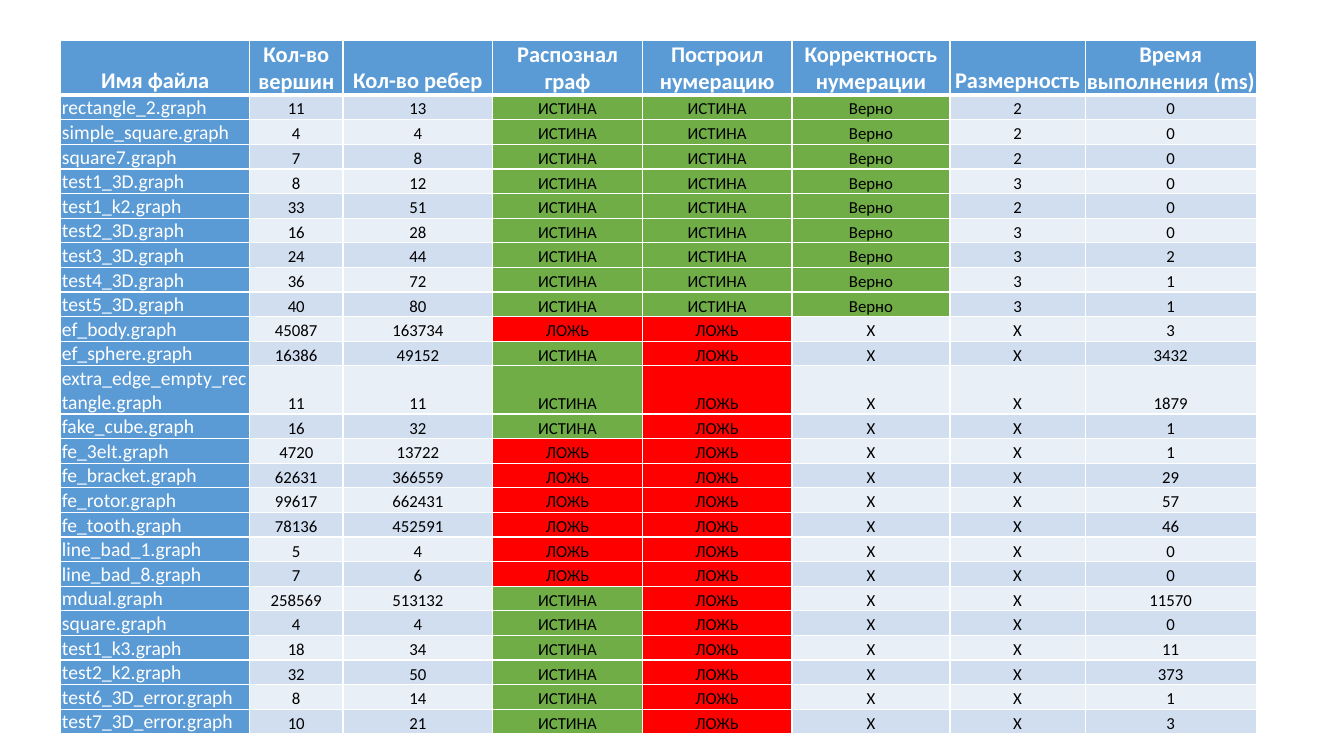
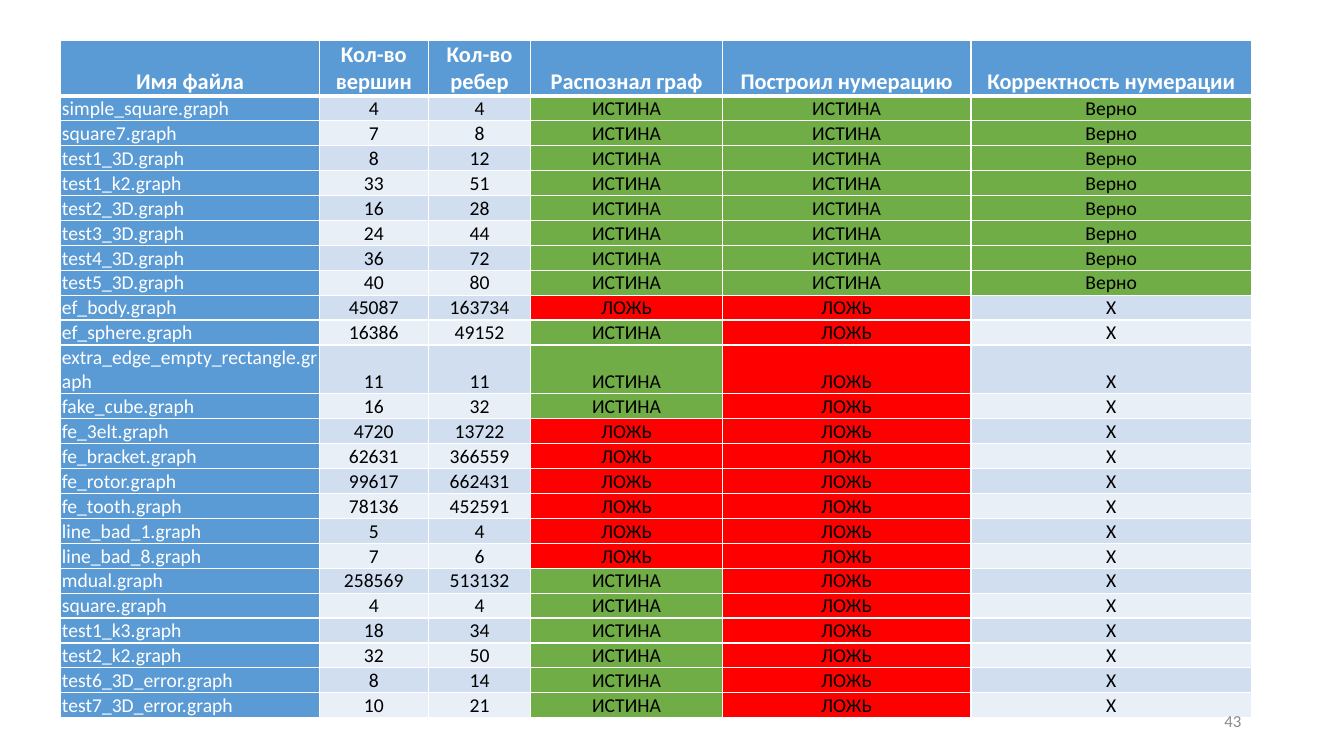
Before and after one commit to Linserous/NumericalGridGeneration, a slide deck: slide 43 of docs/Презентация v0.8.1.pptx (slide 39 before the commit). Drawn at 1344x756 pixels with LibreOffice and Linux fonts; fonts in the diff are those of the drawing. Boxes give left, top, right and bottom in pixels: in the first picture for what was removed or moved away, otherwise in the second. Text is boxed around its words. In the diff, an @@ line names an element or a change of style, - is before the commit and + after.

```diff
--- a/docs/Презентация v0.8.1.pptx
+++ b/docs/Презентация v0.8.1.pptx
@@ table at box(60, 40, 1251, 722) @@
-Имя файла | Кол-во вершин | Кол-во ребер | Распознал граф | Построил нумерацию | Корректность нумерации | Размерность | Время выполнения (ms)
-rectangle_2.graph | 11 | 13 | ИСТИНА | ИСТИНА | Верно | 2 | 0
-simple_square.graph | 4 | 4 | ИСТИНА | ИСТИНА | Верно | 2 | 0
-square7.graph | 7 | 8 | ИСТИНА | ИСТИНА | Верно | 2 | 0
-test1_3D.graph | 8 | 12 | ИСТИНА | ИСТИНА | Верно | 3 | 0
-test1_k2.graph | 33 | 51 | ИСТИНА | ИСТИНА | Верно | 2 | 0
-test2_3D.graph | 16 | 28 | ИСТИНА | ИСТИНА | Верно | 3 | 0
-test3_3D.graph | 24 | 44 | ИСТИНА | ИСТИНА | Верно | 3 | 2
-test4_3D.graph | 36 | 72 | ИСТИНА | ИСТИНА | Верно | 3 | 1
-test5_3D.graph | 40 | 80 | ИСТИНА | ИСТИНА | Верно | 3 | 1
-ef_body.graph | 45087 | 163734 | ЛОЖЬ | ЛОЖЬ | X | X | 3
-ef_sphere.graph | 16386 | 49152 | ИСТИНА | ЛОЖЬ | X | X | 3432
-extra_edge_empty_rectangle.graph | 11 | 11 | ИСТИНА | ЛОЖЬ | X | X | 1879
-fake_cube.graph | 16 | 32 | ИСТИНА | ЛОЖЬ | X | X | 1
-fe_3elt.graph | 4720 | 13722 | ЛОЖЬ | ЛОЖЬ | X | X | 1
-fe_bracket.graph | 62631 | 366559 | ЛОЖЬ | ЛОЖЬ | X | X | 29
-fe_rotor.graph | 99617 | 662431 | ЛОЖЬ | ЛОЖЬ | X | X | 57
-fe_tooth.graph | 78136 | 452591 | ЛОЖЬ | ЛОЖЬ | X | X | 46
-line_bad_1.graph | 5 | 4 | ЛОЖЬ | ЛОЖЬ | X | X | 0
-line_bad_8.graph | 7 | 6 | ЛОЖЬ | ЛОЖЬ | X | X | 0
-mdual.graph | 258569 | 513132 | ИСТИНА | ЛОЖЬ | X | X | 11570
-square.graph | 4 | 4 | ИСТИНА | ЛОЖЬ | X | X | 0
-test1_k3.graph | 18 | 34 | ИСТИНА | ЛОЖЬ | X | X | 11
-test2_k2.graph | 32 | 50 | ИСТИНА | ЛОЖЬ | X | X | 373
-test6_3D_error.graph | 8 | 14 | ИСТИНА | ЛОЖЬ | X | X | 1
-test7_3D_error.graph | 10 | 21 | ИСТИНА | ЛОЖЬ | X | X | 3
+Имя файла | Кол-во вершин | Кол-во ребер | Распознал граф | Построил нумерацию | Корректность нумерации
+simple_square.graph | 4 | 4 | ИСТИНА | ИСТИНА | Верно
+square7.graph | 7 | 8 | ИСТИНА | ИСТИНА | Верно
+test1_3D.graph | 8 | 12 | ИСТИНА | ИСТИНА | Верно
+test1_k2.graph | 33 | 51 | ИСТИНА | ИСТИНА | Верно
+test2_3D.graph | 16 | 28 | ИСТИНА | ИСТИНА | Верно
+test3_3D.graph | 24 | 44 | ИСТИНА | ИСТИНА | Верно
+test4_3D.graph | 36 | 72 | ИСТИНА | ИСТИНА | Верно
+test5_3D.graph | 40 | 80 | ИСТИНА | ИСТИНА | Верно
+ef_body.graph | 45087 | 163734 | ЛОЖЬ | ЛОЖЬ | X
+ef_sphere.graph | 16386 | 49152 | ИСТИНА | ЛОЖЬ | X
+extra_edge_empty_rectangle.graph | 11 | 11 | ИСТИНА | ЛОЖЬ | X
+fake_cube.graph | 16 | 32 | ИСТИНА | ЛОЖЬ | X
+fe_3elt.graph | 4720 | 13722 | ЛОЖЬ | ЛОЖЬ | X
+fe_bracket.graph | 62631 | 366559 | ЛОЖЬ | ЛОЖЬ | X
+fe_rotor.graph | 99617 | 662431 | ЛОЖЬ | ЛОЖЬ | X
+fe_tooth.graph | 78136 | 452591 | ЛОЖЬ | ЛОЖЬ | X
+line_bad_1.graph | 5 | 4 | ЛОЖЬ | ЛОЖЬ | X
+line_bad_8.graph | 7 | 6 | ЛОЖЬ | ЛОЖЬ | X
+mdual.graph | 258569 | 513132 | ИСТИНА | ЛОЖЬ | X
+square.graph | 4 | 4 | ИСТИНА | ЛОЖЬ | X
+test1_k3.graph | 18 | 34 | ИСТИНА | ЛОЖЬ | X
+test2_k2.graph | 32 | 50 | ИСТИНА | ЛОЖЬ | X
+test6_3D_error.graph | 8 | 14 | ИСТИНА | ЛОЖЬ | X
+test7_3D_error.graph | 10 | 21 | ИСТИНА | ЛОЖЬ | X
@@ table: place and size @@
-table at box(60, 40, 1257, 738)
+table at box(60, 40, 1251, 722)
@@ page number added at box(1224, 716, 1241, 727), 12 pt, text #8C8C8C @@
+43
```
Also in this commit, not shown: 37 other slides changed, 11 slides added, 5 slides removed.
